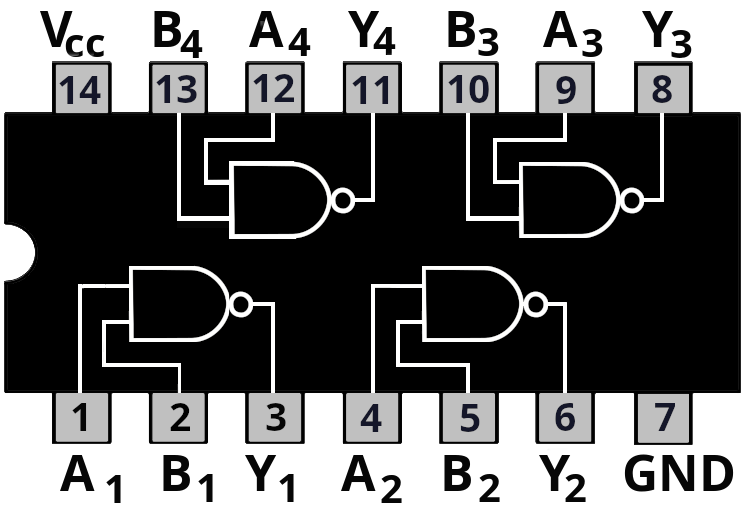
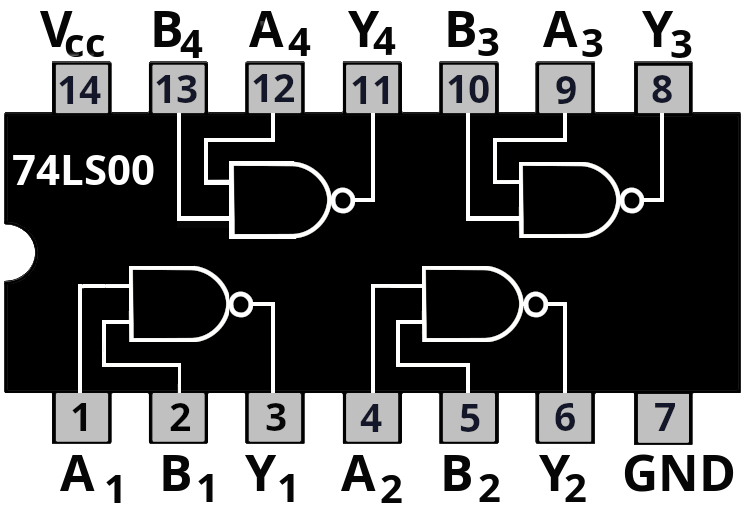
The second 745px x 511px image is a revision of the first. Changes to its layers:
added layer "74LS00" above "74LS00-black.png" over [13, 155, 154, 185]
